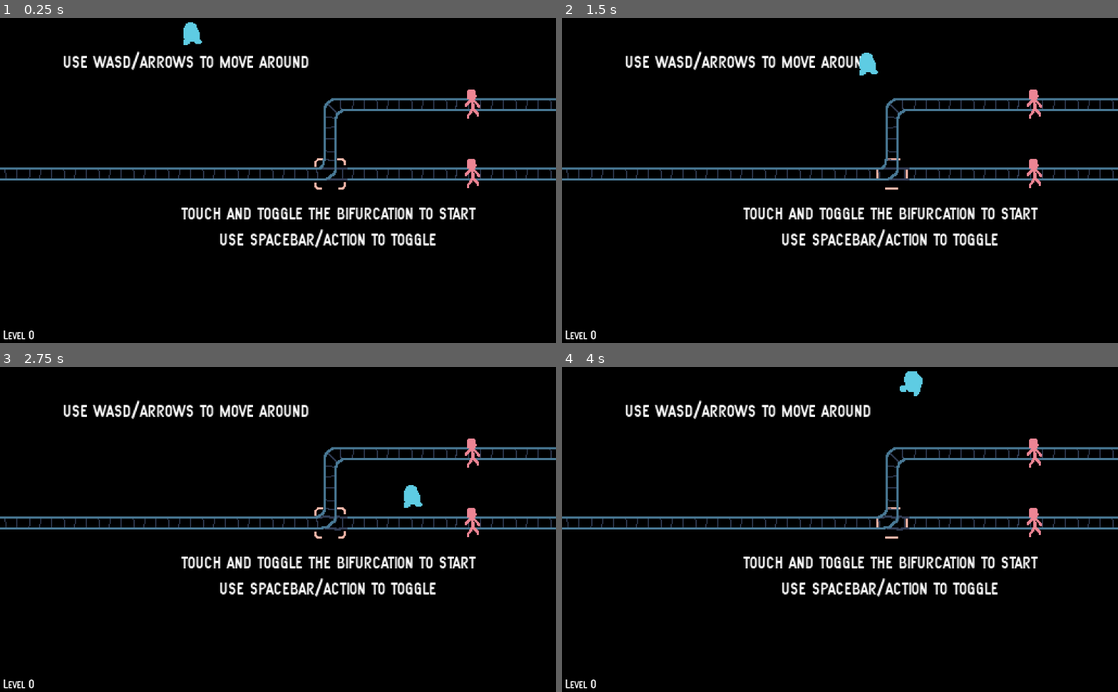
Above: before the commit, frames 1-4 (two rows, left to right).
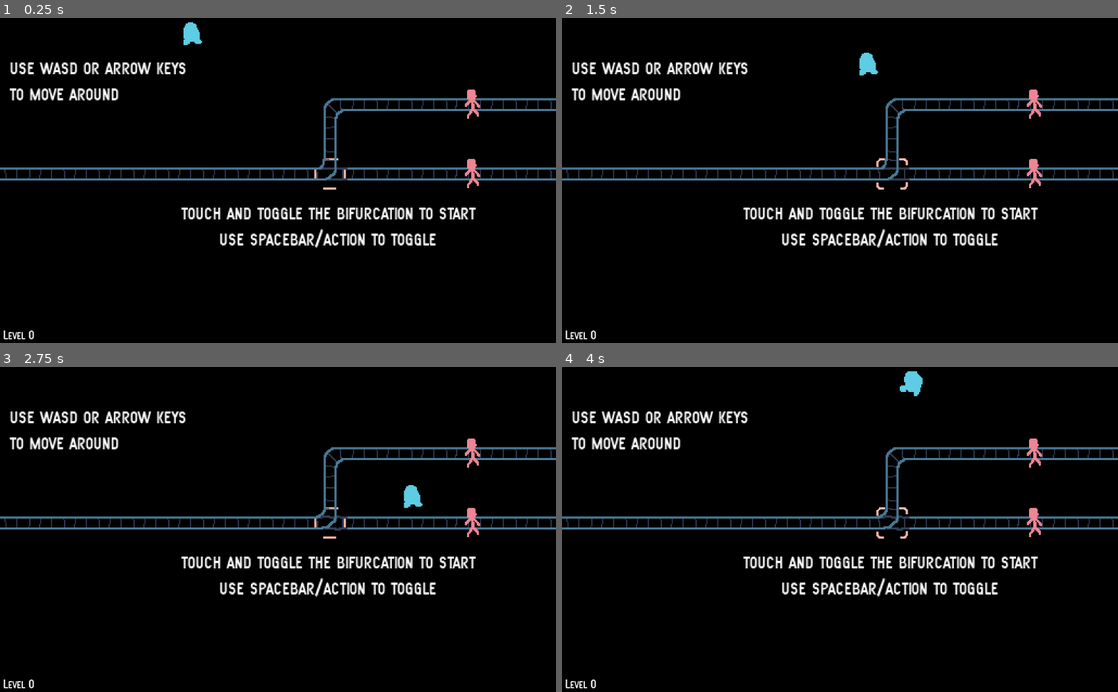
Above: after the commit, the same moments.

Repository: albertnez/ld50
Game: Godot game, scene res://scenes/world.tscn
The game is run twice, just before and just after one commit, with the same random seed, the same clock (stepped at 60 frames per second) and the same inputs.
Inputs:
- Up to frame 1 (0.25 s): no input
- Up to frame 2 (1.5 s): tap Enter (restart) at 0.5 s; hold Right (ui_right) 0.53-1.28 s; hold Down (ui_down) from 1.28 s (still down)
- Up to frame 3 (2.75 s): release Down (ui_down) at 2.03 s; hold Right (ui_right) from 2.03 s (still down)
- Up to frame 4 (4 s): release Right (ui_right) at 2.78 s; hold Up (ui_up) 2.78-3.53 s; hold Left (ui_left) from 3.53 s (still down)

The runs differ from the first frame. In frame 1, 2.3% of the frame differs, in the area x 1-63%, y 10-53%; in frame 2, 2.2%; in frame 3, 2.3%; in frame 4, 2.3%.

Commit message:
Tweat level intro message

Diff:
--- a/scenes/levels/level00.tscn
+++ b/scenes/levels/level00.tscn
@@ -11,12 +11,13 @@
 tile_data = PoolIntArray( 262153, -536870912, 1 )
 
 [node name="Label" type="Label" parent="Control" index="0"]
-margin_left = 58.0
-margin_top = 29.0
-margin_right = 295.0
-margin_bottom = 80.0
+margin_left = 9.0
+margin_top = 35.0
+margin_right = 246.0
+margin_bottom = 86.0
 custom_fonts/font = ExtResource( 2 )
-text = "use wasd/arrows to move around"
+text = "use wasd or arrow keys
+to move around"
 
 [node name="Label2" type="Label" parent="Control" index="1"]
 margin_left = 156.0
@@ -28,8 +29,11 @@
 use spacebar/action to toggle"
 align = 1
 
+[node name="ActionHoverIndicator" parent="." index="4"]
+frame = 7
+
 [node name="TrolleyWarningSprite" parent="." index="5"]
-frame = 1
+frame = 0
 
 [node name="LevelTileHintSprite" parent="." index="7"]
-frame = 2
+frame = 7
--- a/scenes/levels/level01.tscn
+++ b/scenes/levels/level01.tscn
@@ -15,8 +15,5 @@
 margin_bottom = 127.0
 text = "delay the trolley forever"
 
-[node name="TrolleyWarningSprite" parent="." index="5"]
-frame = 1
-
 [node name="LevelTileHintSprite" parent="." index="7"]
 frame = 2
